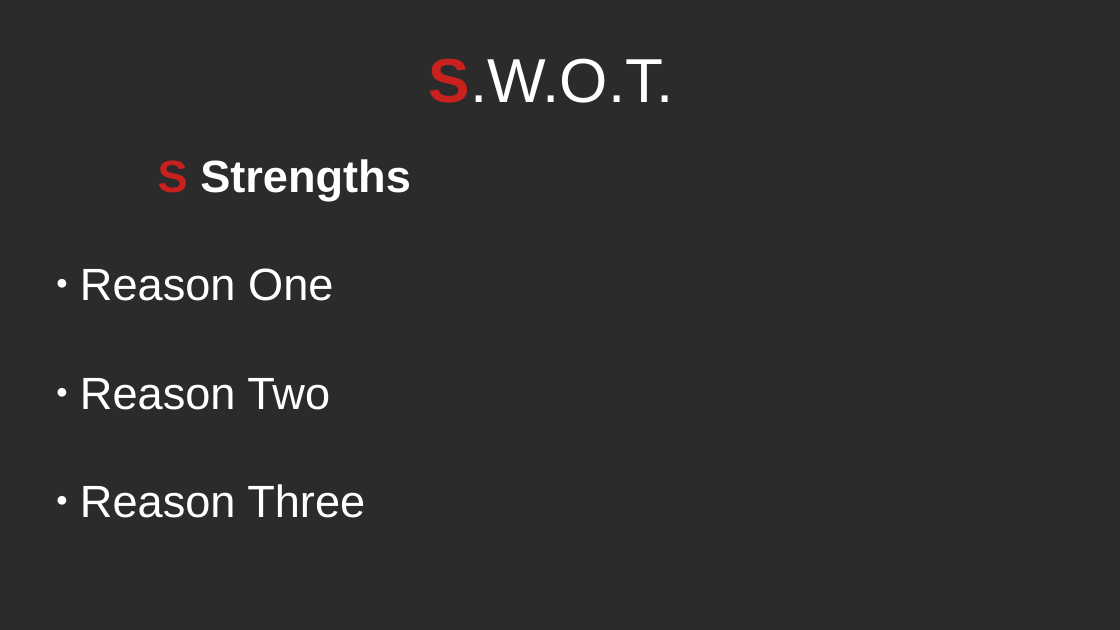
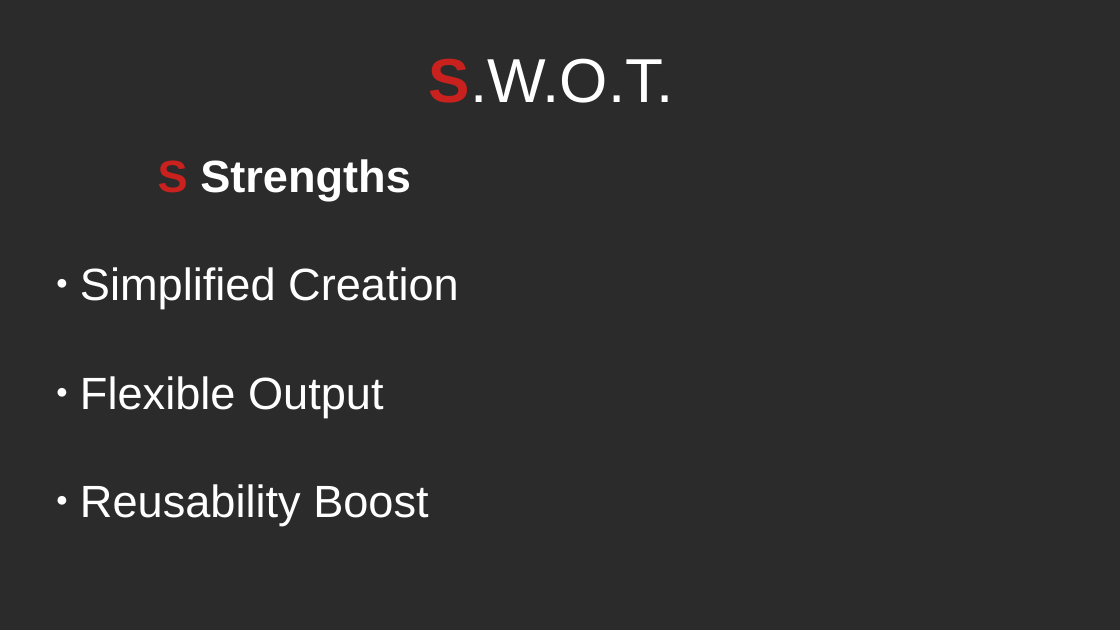
Before and after one commit to RayAndrade/JavaScriptStudy, a slide deck: slide 5 of Creational/Factory/swot.odp. Drawn at 1120x630 pixels with LibreOffice and Linux fonts; fonts in the diff are those of the drawing; background and template pictures are left out; a plain dark background stands for a picture behind light text. Boxes give left, top, right and bottom in pixels: in the first picture for what was removed or moved away, otherwise in the second. Text is boxed around its words. In the diff, an @@ line names an element or a change of style, - is before the commit and + after.

```diff
--- a/Creational/Factory/swot.odp
+++ b/Creational/Factory/swot.odp
@@ subtitle at [80,267,459,526]: text changed @@
-● Reason One
-● Reason Two
-● Reason Three
+● Simplified Creation
+● Flexible Output
+● Reusability Boost
```
Also in this commit, not shown: 12 other slides changed, 48 other files.
